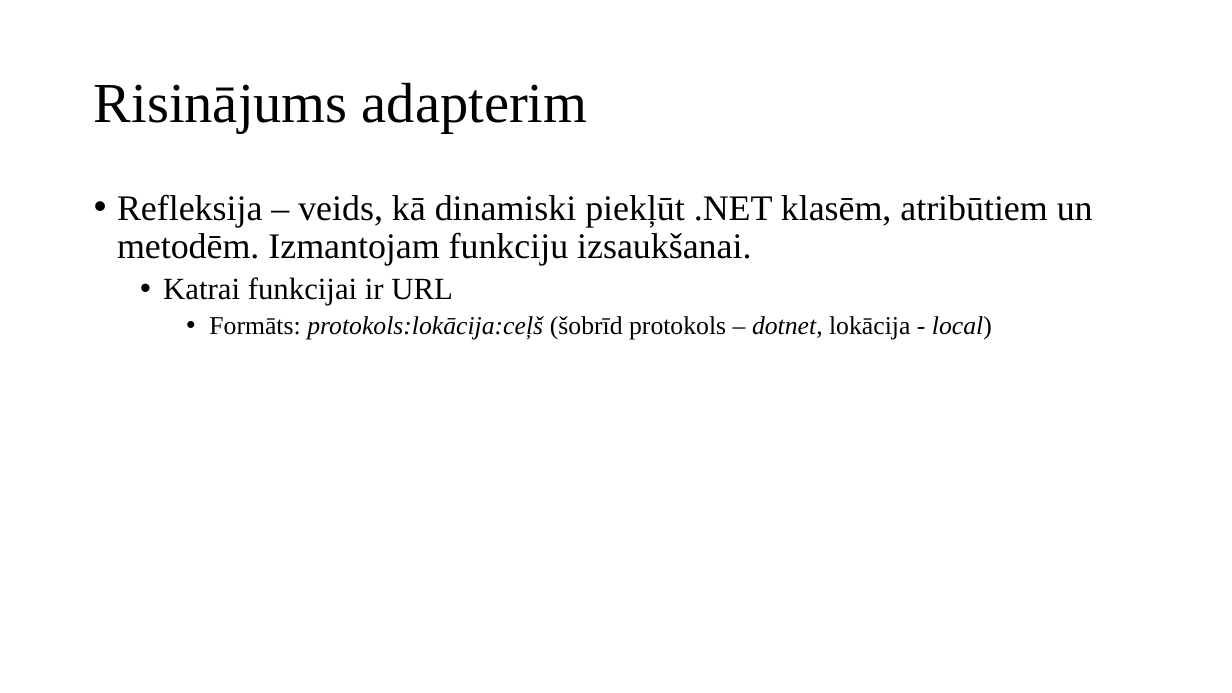
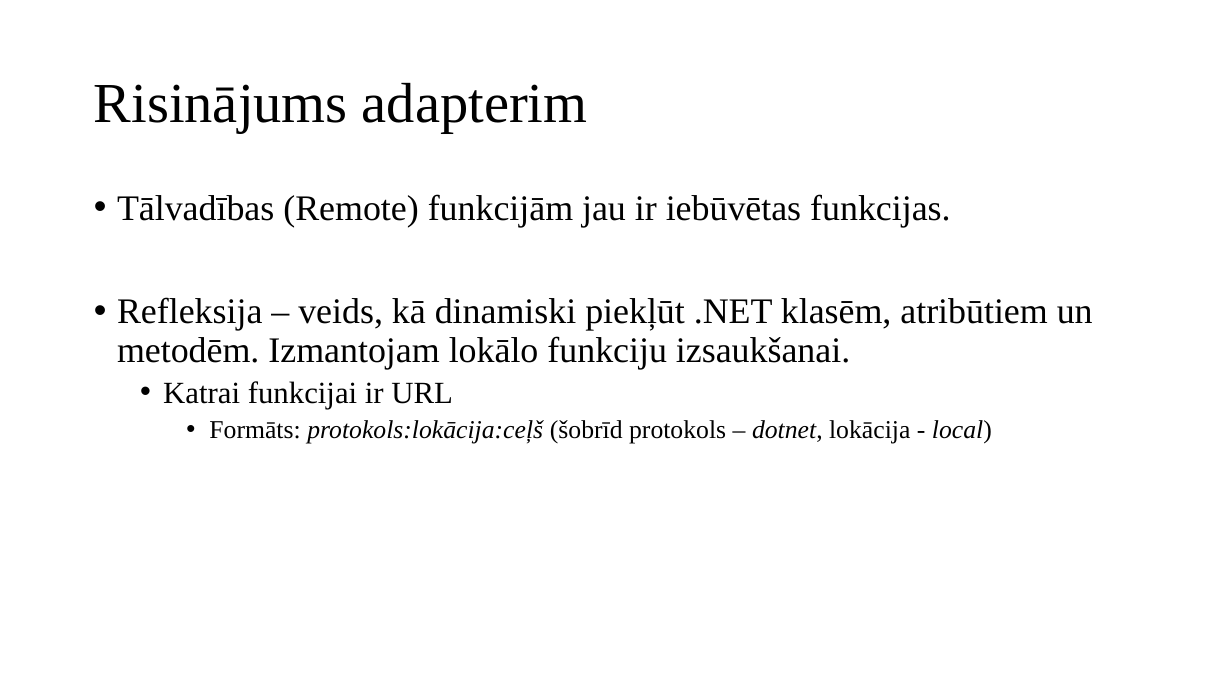
Before and after one commit to artiks12/webAppOS, a slide deck: slide 10 of src/Qualification project/Documentation/Prezentācija_ap19122.pptx. Drawn at 1232x693 pixels with LibreOffice and Linux fonts; fonts in the diff are those of the drawing. Boxes give left, top, right and bottom in pixels: in the first picture for what was removed or moved away, otherwise in the second. Text is boxed around its words. In the diff, an @@ line names an element or a change of style, - is before the commit and + after.

Commit message:
Presentation update

```diff
--- a/src/Qualification project/Documentation/Prezentācija_ap19122.pptx
+++ b/src/Qualification project/Documentation/Prezentācija_ap19122.pptx
@@ text at (117,194,1093,369): text changed @@
-• Refleksija – veids, kā dinamiski piekļūt .NET klasēm, atribūtiem un metodēm. Izmantojam funkciju izsaukšanai.
+• Tālvadības (Remote) funkcijām jau ir iebūvētas funkcijas.
+• Refleksija – veids, kā dinamiski piekļūt .NET klasēm, atribūtiem un metodēm. Izmantojam lokālo funkciju izsaukšanai.
```
Also in this commit, not shown: 3 other slides changed, 1 other file.
